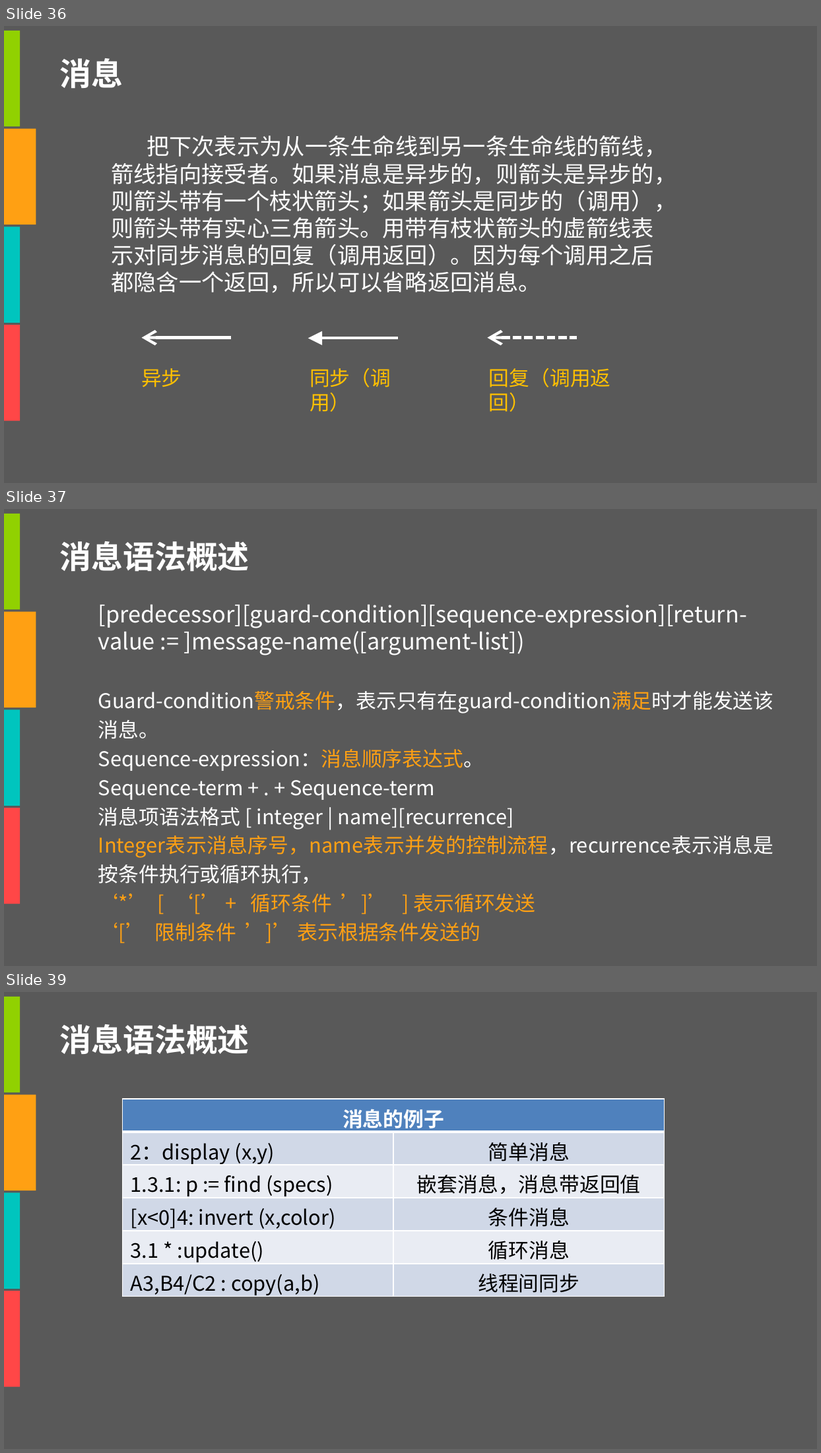
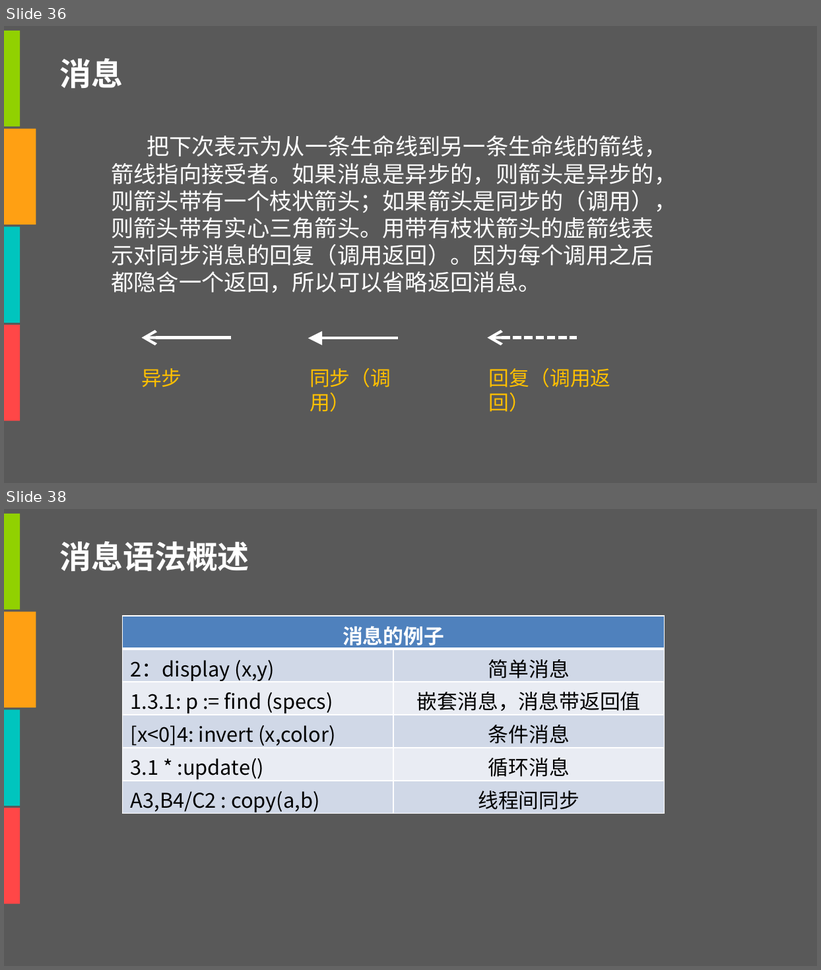
Before and after one commit to tzy502/G16, a slide deck: UML/UML六张图-G16.pptx. Shown one above the other, each under a label of ours: slides 36, 37 and 39 before the commit, slides 36 and 38 after it; the slides between them are not shown. The pictures are 821x1453 and 821x970 pixels, drawn with LibreOffice and Linux fonts; fonts in the diff are those of the drawing. Boxes give left, top, right and bottom in pixels: in the first picture for what was removed or moved away, otherwise in the second. Text is boxed around its words. In the diff, an @@ line names an element or a change of style, - is before the commit and + after.

```diff
--- a/UML/UML六张图-G16.pptx
+++ b/UML/UML六张图-G16.pptx
@@ slide 37 removed at (x1=4, y1=509, x2=817, y2=966), background #FFFFFF; not listed: 1 template element that a slide beside it also shows @@
@@ rectangle removed at (x1=4, y1=514, x2=20, y2=610) @@
@@ text removed at (x1=60, y1=541, x2=250, y2=572) @@
-消息语法概述
@@ text removed at (x1=98, y1=604, x2=747, y2=656) @@
-[predecessor][guard-condition][sequence-expression][return-value := ]message-name([argument-list])
@@ rectangle removed at (x1=4, y1=611, x2=36, y2=708) @@
@@ text removed at (x1=98, y1=691, x2=774, y2=942) @@
-Guard-condition警戒条件，表示只有在guard-condition满足时才能发送该消息。
-Sequence-expression：消息顺序表达式。
-Sequence-term + . + Sequence-term
-消息项语法格式 [ integer | name][recurrence]
-Integer表示消息序号，name表示并发的控制流程，recurrence表示消息是按条件执行或循环执行，
-‘*’ [ ‘[’ + 循环条件 ’]’ ] 表示循环发送
-‘[’ 限制条件 ’]’ 表示根据条件发送的
@@ rectangle removed at (x1=4, y1=710, x2=20, y2=806) @@
@@ rectangle removed at (x1=4, y1=808, x2=20, y2=904) @@
@@ what was slide 39 is now slide 38 @@
```
Also in this commit, not shown: 5 slides changed, 1 slide added, 1 other file.
